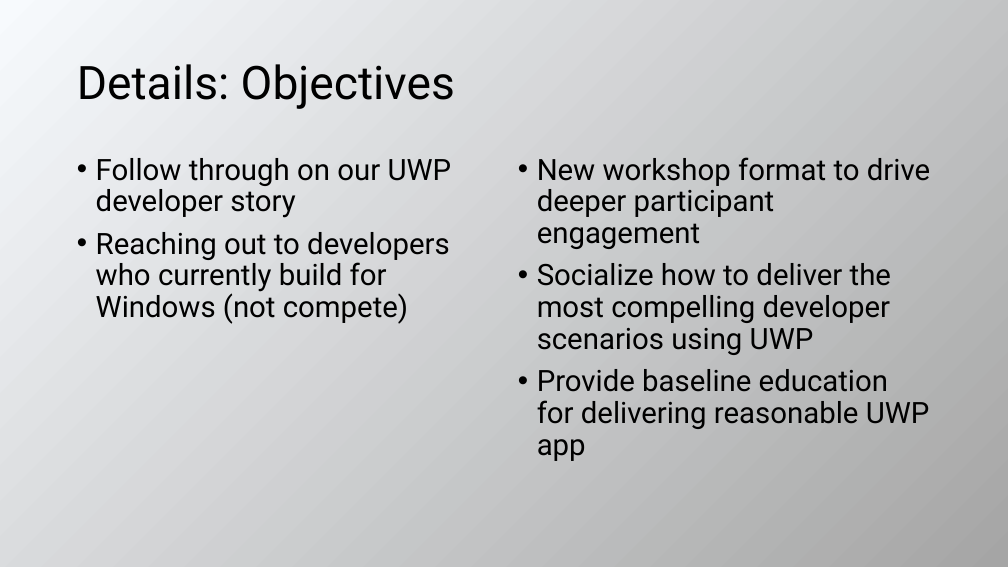
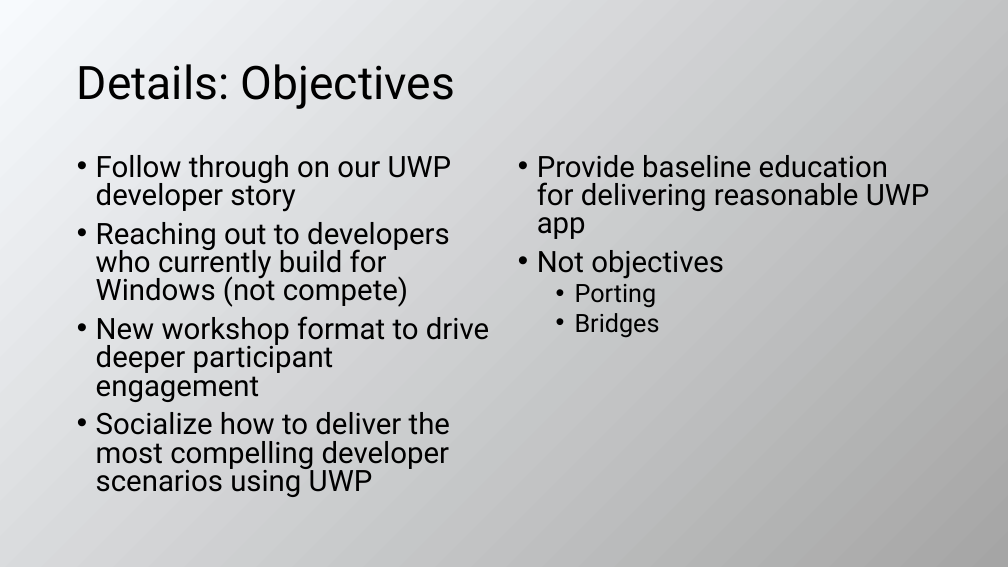
Before and after one commit to evangelism/WinDevWorkshop, a slide deck: slide 3 of 10.08.15.Train the Trainer.pptx. Drawn at 1008x567 pixels with LibreOffice and Linux fonts; fonts in the diff are those of the drawing. Boxes give left, top, right and bottom in pixels: in the first picture for what was removed or moved away, otherwise in the second. Text is boxed around its words. In the diff, an @@ line names an element or a change of style, - is before the commit and + after.

Commit message:
Latest

```diff
--- a/10.08.15.Train the Trainer.pptx
+++ b/10.08.15.Train the Trainer.pptx
@@ text at [96,155,452,307]: line spacing 0.9 to 0.8 @@
@@ text at [537,157,930,355]: paragraphs removed @@
-• New workshop format to drive deeper participant engagement
-• Socialize how to deliver the most compelling developer scenarios using UWP
@@ text at [537,155,930,239]: line spacing 0.9 to 0.8 @@
@@ text at [537,250,724,338]: paragraphs added @@
+• Not objectives
+  • Porting
+  • Bridges
@@ text at [96,316,489,497]: paragraphs added @@
+• New workshop format to drive deeper participant engagement
+• Socialize how to deliver the most compelling developer scenarios using UWP
```
Also in this commit, not shown: 3 other slides changed, 9 slides added.
